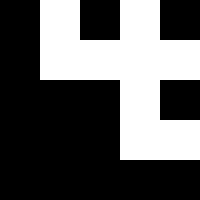
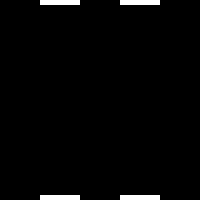
Comparing the layer stacks of the two 200 × 200 images. Changes:
hid group "1" (11 layers) over left=40, top=5, right=200, bottom=200
hid group "2" (13 layers) over left=40, top=5, right=200, bottom=200
hid "a2" over left=40, top=5, right=200, bottom=200
added layer "m3" in group "3" over left=40, top=5, right=200, bottom=200
